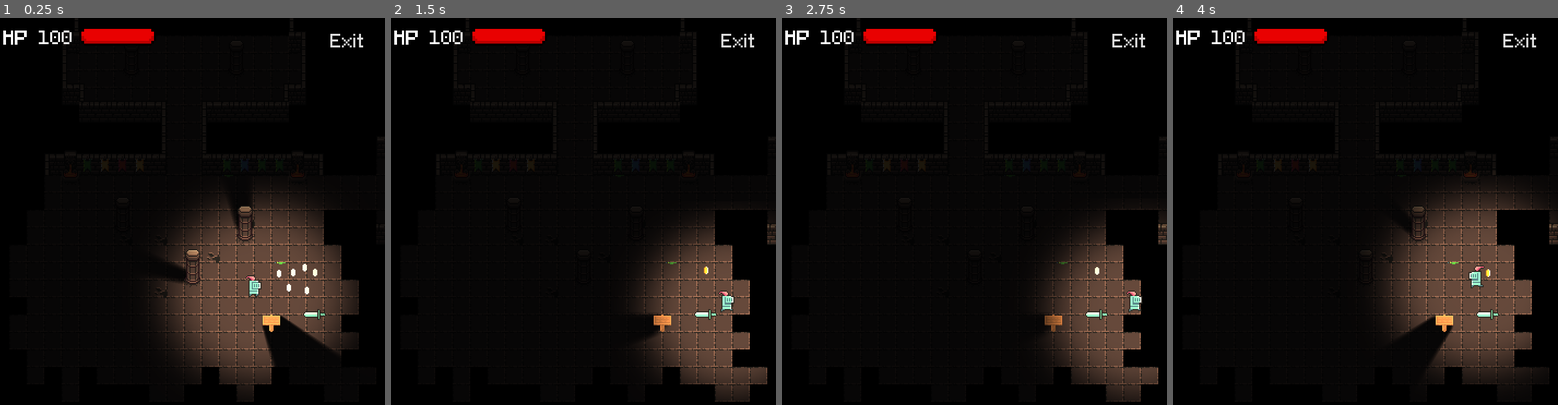
Above: before the commit, frames 1-4 (left to right).
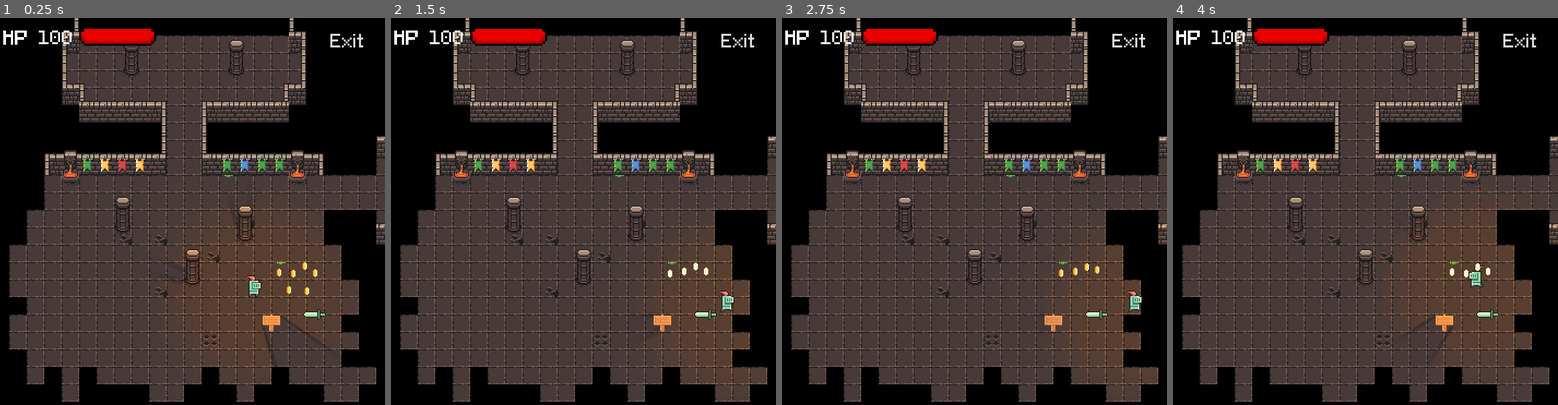
Above: after the commit, the same moments.

Repository: ginestopo/Dungeon-game
Game: Godot game, scene res://scenes/test_level.tscn
Same seed, same stepped clock (60 frames per second), same inputs: the game is played once before the commit and once after it.
Inputs:
- Up to frame 1 (0.25 s): no input
- Up to frame 2 (1.5 s): hold Right (ui_right) 0.53-1.28 s; hold E (interact) 0.53-1.28 s; tap Space (ui_select) at 0.77 s; hold Down (ui_down) from 1.28 s (still down); tap Shift (sprint) at 1.35 s
- Up to frame 3 (2.75 s): tap Space (ui_select) at 1.52 s; tap Enter at 2 s; release Down (ui_down) at 2.03 s; hold Right (ui_right) from 2.03 s (still down); hold E (interact) from 2.03 s (still down)
- Up to frame 4 (4 s): release Right (ui_right) at 2.78 s; release E (interact) at 2.78 s; hold Up (ui_up) 2.78-3.53 s; tap Shift (sprint) at 2.85 s; tap Space (ui_select) at 3.02, 3.77 s; hold Left (ui_left) from 3.53 s (still down); hold E (interact) from 3.53 s (still down)

The runs differ from the first frame. In frame 1, 52% of the frame differs, in the area x 2-100%, y 0-100%; in frame 2, 59%; in frame 3, 60%; in frame 4, 55%.

Commit message:
Spikes behaviour added!
Spiked behaviour added! Damage because of spikes need to be implemented yet.

Diff:
--- a/scenes/objects/coin/Coin.gd
+++ b/scenes/objects/coin/Coin.gd
@@ -26,6 +26,7 @@
 
 func _on_Area2D_body_entered(body):
 	if(body.name == "Player"):
+		print("taken")
 		$AnimationPlayer.play("taken")
 
 
--- a/scenes/objects/coin/Coin.tscn
+++ b/scenes/objects/coin/Coin.tscn
@@ -21,54 +21,66 @@
 resource_name = "taken"
 length = 0.3
 tracks/0/type = "value"
-tracks/0/path = NodePath("AnimatedSprite:position")
+tracks/0/path = NodePath("../Coin/Area2D:visible")
 tracks/0/interp = 1
 tracks/0/loop_wrap = true
 tracks/0/imported = false
 tracks/0/enabled = true
 tracks/0/keys = {
-"times": PoolRealArray( 0, 0.3 ),
-"transitions": PoolRealArray( 1, 1 ),
-"update": 0,
-"values": [ Vector2( 0, 0 ), Vector2( 0, -20 ) ]
+"times": PoolRealArray( 0 ),
+"transitions": PoolRealArray( 1 ),
+"update": 1,
+"values": [ false ]
 }
-tracks/1/type = "value"
-tracks/1/path = NodePath("AnimatedSprite:self_modulate")
+tracks/1/type = "method"
+tracks/1/path = NodePath(".")
 tracks/1/interp = 1
 tracks/1/loop_wrap = true
 tracks/1/imported = false
 tracks/1/enabled = true
 tracks/1/keys = {
-"times": PoolRealArray( 0, 0.3 ),
-"transitions": PoolRealArray( 1, 1 ),
-"update": 0,
-"values": [ Color( 1, 1, 1, 1 ), Color( 1, 1, 1, 0 ) ]
-}
-tracks/2/type = "value"
-tracks/2/path = NodePath("Area2D:visible")
-tracks/2/interp = 1
-tracks/2/loop_wrap = true
-tracks/2/imported = false
-tracks/2/enabled = true
-tracks/2/keys = {
-"times": PoolRealArray( 0 ),
-"transitions": PoolRealArray( 1 ),
-"update": 1,
-"values": [ false ]
-}
-tracks/3/type = "method"
-tracks/3/path = NodePath(".")
-tracks/3/interp = 1
-tracks/3/loop_wrap = true
-tracks/3/imported = false
-tracks/3/enabled = true
-tracks/3/keys = {
 "times": PoolRealArray( 0.3 ),
 "transitions": PoolRealArray( 1 ),
 "values": [ {
 "args": [  ],
 "method": "delete_node"
 } ]
+}
+tracks/2/type = "value"
+tracks/2/path = NodePath("AnimatedSprite:offset")
+tracks/2/interp = 1
+tracks/2/loop_wrap = true
+tracks/2/imported = false
+tracks/2/enabled = true
+tracks/2/keys = {
+"times": PoolRealArray( 0, 0.3 ),
+"transitions": PoolRealArray( 1, 1 ),
+"update": 0,
+"values": [ Vector2( 0, 0 ), Vector2( 0, -20 ) ]
+}
+tracks/3/type = "value"
+tracks/3/path = NodePath("AnimatedSprite:self_modulate")
+tracks/3/interp = 1
+tracks/3/loop_wrap = true
+tracks/3/imported = false
+tracks/3/enabled = true
+tracks/3/keys = {
+"times": PoolRealArray( 0, 0.3 ),
+"transitions": PoolRealArray( 1, 1 ),
+"update": 0,
+"values": [ Color( 1, 1, 1, 1 ), Color( 1, 1, 1, 0 ) ]
+}
+tracks/4/type = "value"
+tracks/4/path = NodePath("AnimatedSprite:speed_scale")
+tracks/4/interp = 1
+tracks/4/loop_wrap = true
+tracks/4/imported = false
+tracks/4/enabled = true
+tracks/4/keys = {
+"times": PoolRealArray( 0 ),
+"transitions": PoolRealArray( 1 ),
+"update": 0,
+"values": [ 3.0 ]
 }
 
 [node name="Coin" type="Node2D"]
@@ -77,9 +89,11 @@
 
 [node name="AnimatedSprite" type="AnimatedSprite" parent="."]
 frames = SubResource( 1 )
+frame = 2
 playing = true
 
 [node name="Area2D" type="Area2D" parent="."]
+visible = false
 
 [node name="CollisionShape2D" type="CollisionShape2D" parent="Area2D"]
 position = Vector2( 0, 0.393726 )
@@ -89,4 +103,10 @@
 [node name="AnimationPlayer" type="AnimationPlayer" parent="."]
 anims/taken = SubResource( 3 )
 
+[node name="VisibilityEnabler2D" type="VisibilityEnabler2D" parent="."]
+position = Vector2( 0, 0.471935 )
+scale = Vector2( 0.440001, 0.440001 )
+process_parent = true
+physics_process_parent = true
+
 [connection signal="body_entered" from="Area2D" to="." method="_on_Area2D_body_entered"]
--- /dev/null
+++ b/scenes/objects/traps/spikes/spikes.gd
@@ -0,0 +1,19 @@
+extends StaticBody2D
+
+onready var anim_tree = $AnimationTree
+onready var state_machine = $AnimationTree.get("parameters/playback")
+var activated = false
+
+func _ready():
+	pass
+
+func _process(delta):
+	if($Timer.time_left < 0.01 and activated == true):
+		state_machine.travel("desactivating")
+		activated = false
+
+func _on_damage_area_body_entered(body):
+	state_machine.travel("activated")
+	activated = true
+	if $Timer.is_stopped():
+		$Timer.start()
--- a/scenes/objects/traps/spikes/spikes.tscn
+++ b/scenes/objects/traps/spikes/spikes.tscn
@@ -1,30 +1,59 @@
-[gd_scene load_steps=9 format=2]
+[gd_scene load_steps=19 format=2]
 
 [ext_resource path="res://0x72_DungeonTilesetII_v1.4/frames/floor_spikes_anim_f1.png" type="Texture" id=1]
 [ext_resource path="res://0x72_DungeonTilesetII_v1.4/frames/floor_spikes_anim_f3.png" type="Texture" id=2]
 [ext_resource path="res://0x72_DungeonTilesetII_v1.4/frames/floor_spikes_anim_f2.png" type="Texture" id=3]
 [ext_resource path="res://0x72_DungeonTilesetII_v1.4/frames/floor_spikes_anim_f0.png" type="Texture" id=4]
+[ext_resource path="res://scenes/objects/traps/spikes/spikes.gd" type="Script" id=5]
 
-[sub_resource type="Animation" id=2]
+[sub_resource type="Animation" id=1]
 resource_name = "activated"
+length = 0.2
 tracks/0/type = "value"
-tracks/0/path = NodePath("AnimatedSprite:frame")
+tracks/0/path = NodePath(".:frame")
 tracks/0/interp = 1
 tracks/0/loop_wrap = true
 tracks/0/imported = false
 tracks/0/enabled = true
 tracks/0/keys = {
-"times": PoolRealArray( 0, 0.2, 0.4, 0.6 ),
-"transitions": PoolRealArray( 1, 1, 1, 1 ),
+"times": PoolRealArray( 0, 0.2 ),
+"transitions": PoolRealArray( 1, 1 ),
+"update": 0,
+"values": [ 0, 3 ]
+}
+tracks/1/type = "value"
+tracks/1/path = NodePath("../damage_area:monitorable")
+tracks/1/interp = 1
+tracks/1/loop_wrap = true
+tracks/1/imported = false
+tracks/1/enabled = true
+tracks/1/keys = {
+"times": PoolRealArray( 0.2 ),
+"transitions": PoolRealArray( 1 ),
 "update": 1,
-"values": [ 0, 1, 2, 3 ]
+"values": [ true ]
 }
 
-[sub_resource type="Animation" id=4]
-resource_name = "idle"
+[sub_resource type="Animation" id=2]
+resource_name = "desactivating"
+length = 0.2
+tracks/0/type = "value"
+tracks/0/path = NodePath(".:frame")
+tracks/0/interp = 1
+tracks/0/loop_wrap = true
+tracks/0/imported = false
+tracks/0/enabled = true
+tracks/0/keys = {
+"times": PoolRealArray( 0, 0.2 ),
+"transitions": PoolRealArray( 1, 1 ),
+"update": 0,
+"values": [ 3, 0 ]
+}
+
+[sub_resource type="Animation" id=3]
 length = 0.1
 tracks/0/type = "value"
-tracks/0/path = NodePath("AnimatedSprite:frame")
+tracks/0/path = NodePath(".:frame")
 tracks/0/interp = 1
 tracks/0/loop_wrap = true
 tracks/0/imported = false
@@ -35,8 +64,20 @@
 "update": 1,
 "values": [ 0 ]
 }
+tracks/1/type = "value"
+tracks/1/path = NodePath("../damage_area:monitorable")
+tracks/1/interp = 1
+tracks/1/loop_wrap = true
+tracks/1/imported = false
+tracks/1/enabled = true
+tracks/1/keys = {
+"times": PoolRealArray( 0 ),
+"transitions": PoolRealArray( 1 ),
+"update": 1,
+"values": [ false ]
+}
 
-[sub_resource type="SpriteFrames" id=1]
+[sub_resource type="SpriteFrames" id=4]
 animations = [ {
 "frames": [ ExtResource( 4 ), ExtResource( 1 ), ExtResource( 3 ), ExtResource( 2 ) ],
 "loop": false,
@@ -44,22 +85,70 @@
 "speed": 10.0
 } ]
 
-[sub_resource type="RectangleShape2D" id=5]
-extents = Vector2( 8, 8 )
+[sub_resource type="AnimationNodeAnimation" id=5]
+animation = "activated"
+
+[sub_resource type="AnimationNodeAnimation" id=6]
+animation = "desactivating"
+
+[sub_resource type="AnimationNodeAnimation" id=7]
+animation = "idle"
+
+[sub_resource type="AnimationNodeStateMachineTransition" id=8]
+
+[sub_resource type="AnimationNodeStateMachineTransition" id=9]
+switch_mode = 2
+auto_advance = true
+
+[sub_resource type="AnimationNodeStateMachineTransition" id=10]
+
+[sub_resource type="AnimationNodeStateMachine" id=11]
+states/activated/node = SubResource( 5 )
+states/activated/position = Vector2( 871, 109 )
+states/desactivating/node = SubResource( 6 )
+states/desactivating/position = Vector2( 770, 196 )
+states/idle/node = SubResource( 7 )
+states/idle/position = Vector2( 646, 109 )
+transitions = [ "idle", "activated", SubResource( 8 ), "desactivating", "idle", SubResource( 9 ), "activated", "desactivating", SubResource( 10 ) ]
+start_node = "idle"
+graph_offset = Vector2( 110, 67 )
+
+[sub_resource type="AnimationNodeStateMachinePlayback" id=12]
+
+[sub_resource type="RectangleShape2D" id=13]
 
 [node name="spikes" type="StaticBody2D"]
+script = ExtResource( 5 )
 
 [node name="AnimationPlayer" type="AnimationPlayer" parent="."]
 root_node = NodePath("../AnimatedSprite")
 autoplay = "idle"
-anims/activated = SubResource( 2 )
-anims/idle = SubResource( 4 )
+anims/activated = SubResource( 1 )
+anims/desactivating = SubResource( 2 )
+anims/idle = SubResource( 3 )
 
 [node name="AnimatedSprite" type="AnimatedSprite" parent="."]
-position = Vector2( 0, -8 )
-frames = SubResource( 1 )
+frames = SubResource( 4 )
 animation = "frames"
 
-[node name="CollisionShape2D" type="CollisionShape2D" parent="."]
+[node name="AnimationTree" type="AnimationTree" parent="."]
+tree_root = SubResource( 11 )
+anim_player = NodePath("../AnimationPlayer")
+active = true
+parameters/playback = SubResource( 12 )
+
+[node name="damage_area" type="Area2D" parent="."]
+position = Vector2( 0, 8 )
+monitorable = false
+collision_layer = 4
+
+[node name="CollisionShape2D" type="CollisionShape2D" parent="damage_area"]
 position = Vector2( 0, -8 )
-shape = SubResource( 5 )
+scale = Vector2( 0.8, 0.8 )
+shape = SubResource( 13 )
+
+[node name="Timer" type="Timer" parent="."]
+wait_time = 3.0
+one_shot = true
+
+[connection signal="body_entered" from="damage_area" to="." method="_on_damage_area_body_entered"]
--- a/scenes/test_level.tscn
+++ b/scenes/test_level.tscn
@@ -11,6 +11,7 @@
 [ext_resource path="res://scenes/GUI/GUI.tscn" type="PackedScene" id=9]
 [ext_resource path="res://scenes/objects/weapons/sword1/sword1.tscn" type="PackedScene" id=10]
 [ext_resource path="res://scenes/objects/coin/Coin.tscn" type="PackedScene" id=11]
+[ext_resource path="res://scenes/objects/traps/spikes/spikes.tscn" type="PackedScene" id=12]
 
 [node name="Main" type="Node2D"]
 script = ExtResource( 2 )
@@ -20,6 +21,7 @@
 }
 
 [node name="CanvasModulate" type="CanvasModulate" parent="."]
+visible = false
 color = Color( 0.109804, 0.109804, 0.109804, 1 )
 
 [node name="Camera2D" type="Camera2D" parent="."]
@@ -207,20 +209,20 @@
 [node name="Coin" parent="YSort/coins" instance=ExtResource( 11 )]
 position = Vector2( 272, 248 )
 
-[node name="Coin" parent="YSort/coins/Coin" instance=ExtResource( 11 )]
-position = Vector2( 3.96759, -15.3035 )
-
-[node name="Coin2" parent="YSort/coins/Coin" instance=ExtResource( 11 )]
-position = Vector2( 16.3148, 1.04832 )
-
-[node name="Coin3" parent="YSort/coins/Coin" instance=ExtResource( 11 )]
-position = Vector2( -9.04712, -14.3023 )
-
-[node name="Coin4" parent="YSort/coins/Coin" instance=ExtResource( 11 )]
-position = Vector2( 14.3126, -19.9754 )
-
 [node name="Coin2" parent="YSort/coins" instance=ExtResource( 11 )]
 position = Vector2( 296, 232 )
+
+[node name="Coin3" parent="YSort/coins" instance=ExtResource( 11 )]
+position = Vector2( 275.968, 232.697 )
+
+[node name="Coin4" parent="YSort/coins" instance=ExtResource( 11 )]
+position = Vector2( 288.315, 249.048 )
+
+[node name="Coin5" parent="YSort/coins" instance=ExtResource( 11 )]
+position = Vector2( 262.953, 233.698 )
+
+[node name="Coin6" parent="YSort/coins" instance=ExtResource( 11 )]
+position = Vector2( 286.313, 228.025 )
 
 [node name="Map top" type="TileMap" parent="."]
 tile_set = ExtResource( 3 )
@@ -243,4 +245,7 @@
 [node name="Exit button" parent="Graphical user interface" instance=ExtResource( 4 )]
 position = Vector2( 304, 8 )
 
+[node name="spikes" parent="." instance=ExtResource( 12 )]
+position = Vector2( 200, 296 )
+
 [connection signal="hit" from="YSort/npc/Player" to="Camera2D" method="_on_Player_hit"]
Not shown: 1 places in scenes/test_level.tscn that only renumber resources
